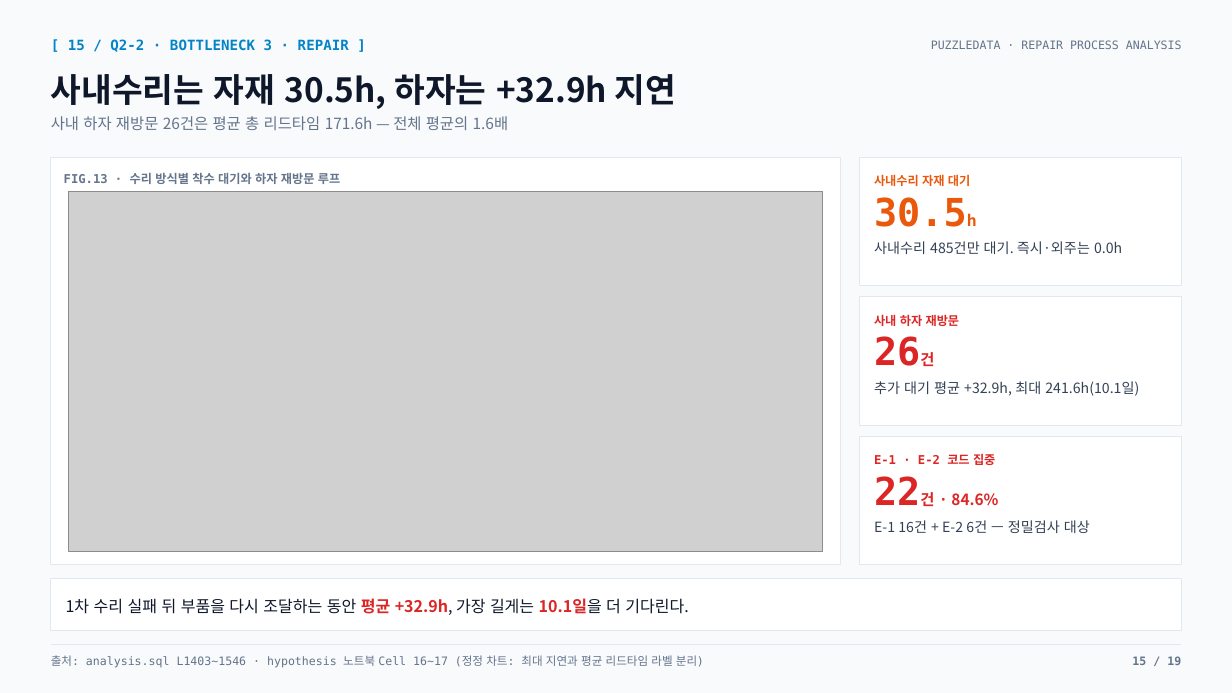
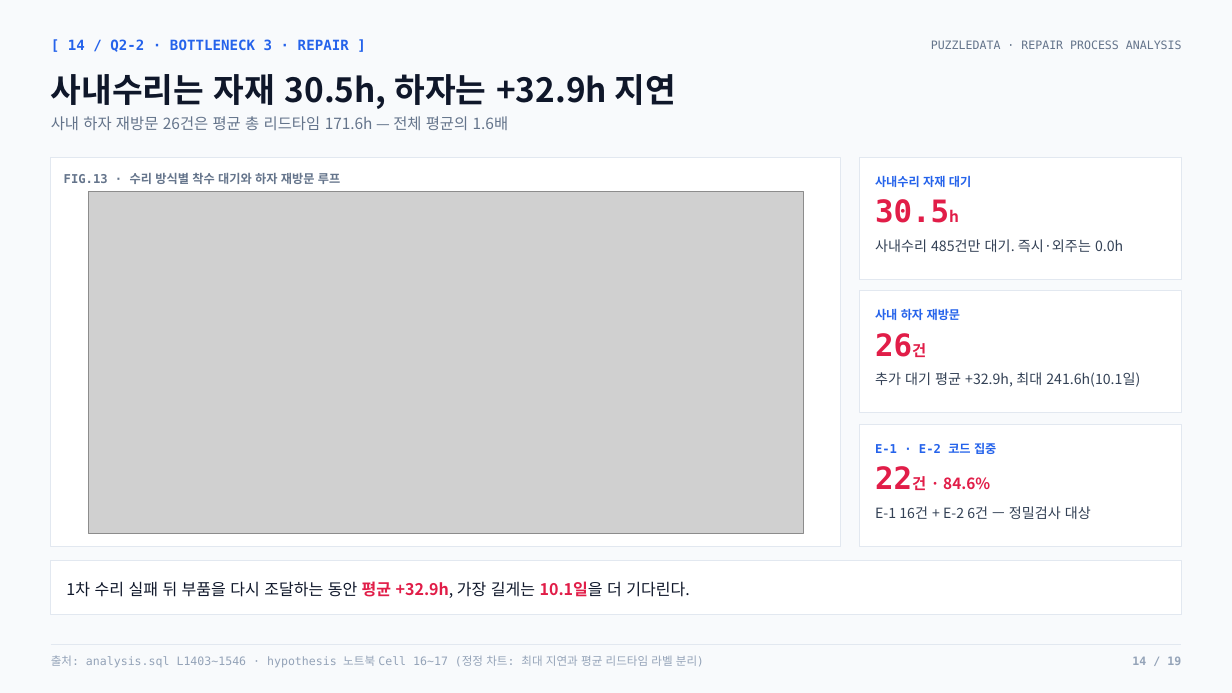
Before and after one commit to nus1245/puzzle_data, a slide deck: slide 14 of outputs/pptx/puzzledata_repair_report.pptx (slide 15 before the commit). Drawn at 1232x693 pixels with LibreOffice and Linux fonts; fonts in the diff are those of the drawing; grey boxes stand for pictures. Boxes give left, top, right and bottom in pixels: in the first picture for what was removed or moved away, otherwise in the second. Text is boxed around its words. In the diff, an @@ line names an element or a change of style, - is before the commit and + after.

```diff
--- a/outputs/pptx/puzzledata_repair_report.pptx
+++ b/outputs/pptx/puzzledata_repair_report.pptx
@@ text at (68,39,349,52): text changed; text colour #0284C7 to #2563EB @@
-[ 15 / Q2-2 · BOTTLENECK 3 · REPAIR ]
+[ 14 / Q2-2 · BOTTLENECK 3 · REPAIR ]
@@ rectangle: place and size @@
-rectangle at (51,157,841,565)
+rectangle at (51,157,841,546)
@@ rectangle: place and size @@
-rectangle at (860,157,1181,286)
+rectangle at (860,157,1181,279)
@@ text "사내수리 자재 대기" at (875,175,971,187): text colour #EA580C to #2563EB @@
@@ picture: place and size @@
-picture at (69,191,823,552)
+picture at (89,191,804,533)
@@ text "30.5h" at (875,199,949,223): size 30 to 24 pt in "30.5h"; text colour #EA580C to #E11D48; line spacing 33.6pt to 26.9pt @@
@@ rectangle: place and size @@
-rectangle at (860,297,1181,425)
+rectangle at (860,290,1181,412)
@@ text "사내 하자 재방문" at (875,308,961,320): text colour #DC2626 to #2563EB @@
@@ text "26건" at (875,328,1165,362): size 30 to 24 pt in "26건"; text colour #DC2626 to #E11D48; line spacing 33.6pt to 26.9pt @@
@@ text "추가 대기 평균 +32.9h, 최대 ...": place and size @@
-text "추가 대기 평균 +32.9h, 최대 ..." at (874,381,1139,396)
+text "추가 대기 평균 +32.9h, 최대 ..." at (875,372,1140,387)
@@ rectangle: place and size @@
-rectangle at (860,436,1181,565)
+rectangle at (860,424,1181,546)
@@ text "E-1 · E-2 코드 집중" at (875,443,996,454): text colour #DC2626 to #2563EB @@
@@ text "E-1 · E-2 코드 집중": place and size @@
-text "E-1 · E-2 코드 집중" at (874,454,995,465)
+text "E-1 · E-2 코드 집중" at (875,443,996,454)
@@ text "22건 · 84.6%": place and size @@
-text "22건 · 84.6%" at (951,493,998,505)
+text "22건 · 84.6%" at (943,477,990,490)
@@ text "22건 · 84.6%" at (943,477,990,490): size 30 to 24 pt in "22건"; text colour #DC2626 to #E11D48; line spacing 33.6pt to 26.9pt @@
@@ text "E-1 16건 + E-2 6건 ...": place and size @@
-text "E-1 16건 + E-2 6건 ..." at (874,520,1090,533)
+text "E-1 16건 + E-2 6건 ..." at (875,506,1091,519)
@@ rectangle: place and size @@
-rectangle at (51,579,1181,630)
+rectangle at (51,560,1181,614)
@@ text "1차 수리 실패 뒤 부품을 ...": place and size @@
-text "1차 수리 실패 뒤 부품을 ..." at (66,598,688,615)
+text "1차 수리 실패 뒤 부품을 ..." at (66,581,689,598)
@@ text "1차 수리 실패 뒤 부품을 ..." at (66,581,689,598): text colour #DC2626 to #E11D48 in "평균 +32.9h, 10.1일을" @@
@@ text "출처: analysis.sql L1403~1546 · hypothesis ..." at (51,655,704,667): text colour #64748B to #94A3B8 @@
@@ text at (1132,656,1181,665): text changed; text colour #64748B to #94A3B8 @@
-15 / 19
+14 / 19
```
Also in this commit, not shown: 17 other slides changed, 1 slide added, 1 slide removed, 22 other files.
